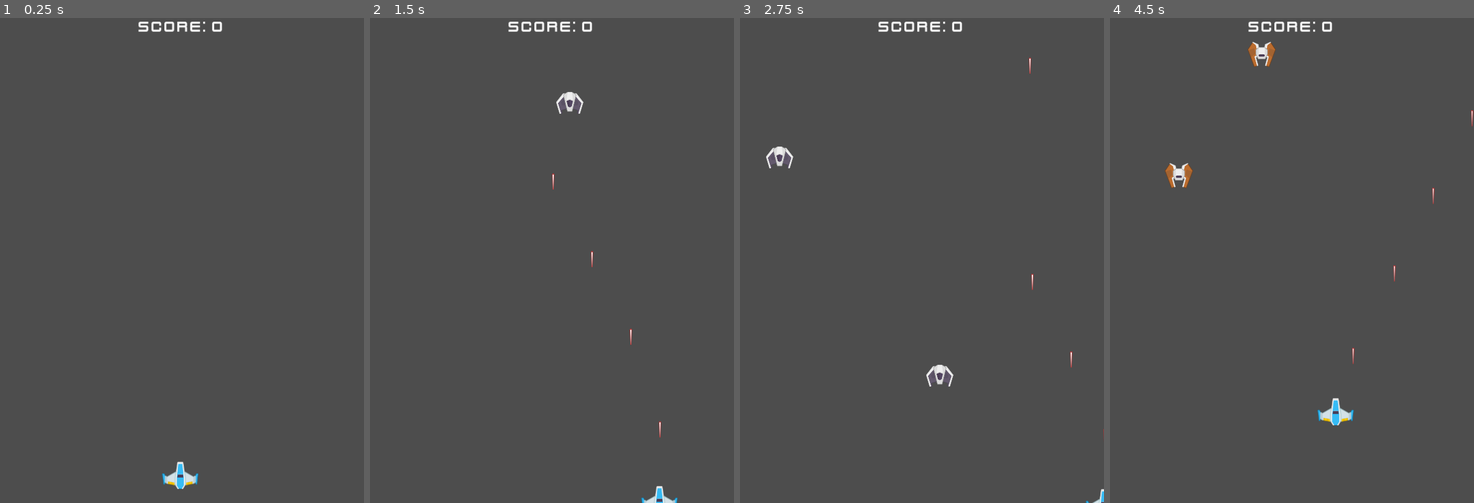
Above: before the commit, frames 1-4 (left to right).
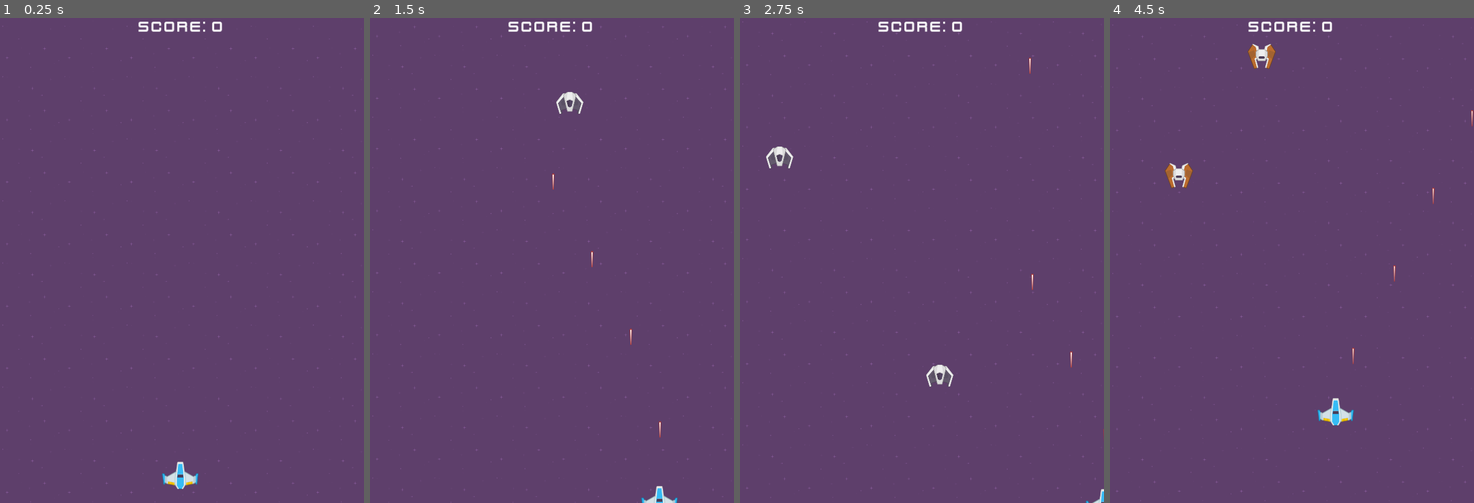
Above: after the commit, the same moments.

Repository: alin07/space-shooter
Game: Godot game, scene res://scenes/game.tscn
The game is run twice, just before and just after one commit, with the same random seed, the same clock (stepped at 60 frames per second) and the same inputs.
Inputs:
- Up to frame 1 (0.25 s): no input
- Up to frame 2 (1.5 s): hold D (move_right) 0.53-1.28 s; hold Space (shoot) 0.53-1.28 s; hold S (move_down) from 1.28 s (still down); tap Space (shoot) at 1.35 s
- Up to frame 3 (2.75 s): release S (move_down) at 2.03 s; hold D (move_right) from 2.03 s (still down); hold Space (shoot) from 2.03 s (still down)
- Up to frame 4 (4.5 s): release D (move_right) at 2.78 s; release Space (shoot) at 2.78 s; hold W (move_up) 2.78-3.53 s; tap Space (shoot) at 2.85, 4.35 s; hold Space (shoot) 3.53-4.28 s; hold A (move_left) from 3.53 s (still down)

The runs differ from the first frame. In frame 1, 99% of the frame differs, in the area x 0-100%, y 0-100%; in frame 2, 99%; in frame 3, 99%; in frame 4, 99%.

Commit message:
added sound effects and background

Diff:
--- a/scenes/game.tscn
+++ b/scenes/game.tscn
@@ -1,21 +1,49 @@
-[gd_scene load_steps=7 format=3 uid="uid://c1w1gu1pc457a"]
+[gd_scene load_steps=11 format=3 uid="uid://c1w1gu1pc457a"]
 
 [ext_resource type="Script" path="res://scripts/game.gd" id="1_hn0ng"]
 [ext_resource type="PackedScene" uid="uid://bpys2tojhagm5" path="res://scenes/player.tscn" id="2_ns3ql"]
+[ext_resource type="AudioStream" uid="uid://cowfppni666s0" path="res://assets/Bonus/sfx_laser1.ogg" id="4_5i7cj"]
 [ext_resource type="PackedScene" uid="uid://bjlro6q8gbh06" path="res://scenes/diver_enemy.tscn" id="4_34ys8"]
 [ext_resource type="PackedScene" uid="uid://crj4elhxf7aec" path="res://scenes/hud.tscn" id="4_scg38"]
 [ext_resource type="PackedScene" uid="uid://cx1djqlmv3yp6" path="res://scenes/enemy.tscn" id="4_sxqtd"]
+[ext_resource type="AudioStream" uid="uid://cdhj0apjt7ghc" path="res://assets/Bonus/sfx_laser2.ogg" id="5_8x7ty"]
 [ext_resource type="PackedScene" uid="uid://rutg6hscg4rm" path="res://scenes/game_over_screen.tscn" id="5_i5bem"]
+[ext_resource type="AudioStream" uid="uid://h8hylwg0diw0" path="res://assets/Bonus/sfx_shieldDown.ogg" id="6_cmgug"]
+[ext_resource type="Texture2D" uid="uid://u2wxgsh76rlt" path="res://assets/Backgrounds/purple.png" id="6_gcfqw"]
 
 [node name="Game" type="Node2D"]
 script = ExtResource("1_hn0ng")
 enemy_scenes = Array[PackedScene]([ExtResource("4_sxqtd"), ExtResource("4_34ys8")])
+
+[node name="SFX" type="Node" parent="."]
+
+[node name="LaserSound" type="AudioStreamPlayer2D" parent="SFX"]
+stream = ExtResource("4_5i7cj")
+
+[node name="HitSound" type="AudioStreamPlayer2D" parent="SFX"]
+stream = ExtResource("5_8x7ty")
+
+[node name="ExplodeSound" type="AudioStreamPlayer2D" parent="SFX"]
+stream = ExtResource("6_cmgug")
 
 [node name="UILayer" type="CanvasLayer" parent="."]
 
 [node name="HUD" parent="UILayer" instance=ExtResource("4_scg38")]
 
 [node name="GameOverScreen" parent="UILayer" instance=ExtResource("5_i5bem")]
+visible = false
+
+[node name="ParallaxBackground" type="ParallaxBackground" parent="."]
+
+[node name="ParallaxLayer" type="ParallaxLayer" parent="ParallaxBackground"]
+motion_mirroring = Vector2(0, 2000)
+
+[node name="PurpleStars" type="Sprite2D" parent="ParallaxBackground/ParallaxLayer"]
+texture_repeat = 2
+texture = ExtResource("6_gcfqw")
+centered = false
+region_enabled = true
+region_rect = Rect2(0, 0, 1500, 2000)
 
 [node name="EnemySpawnTimer" type="Timer" parent="."]
 autostart = true
--- a/scripts/enemy.gd
+++ b/scripts/enemy.gd
@@ -1,10 +1,11 @@
 class_name Enemy extends Area2D
+
 signal killed(points)
+signal hit
 
 @export var speed = 500
 @export var hp = 1
 @export var points = 1000
-
 
 
 func _physics_process(delta: float) -> void:
@@ -13,18 +14,19 @@
 func die():
 	queue_free()
 
-
 func _on_body_entered(body: Node2D) -> void:
 	if body is Player:
 		body.die()
 		die()
-
 
 func _on_visible_on_screen_notifier_2d_screen_exited() -> void:
 	queue_free()
 
 func take_damage(amount: int) -> void:
 		hp -= amount
+
 		if hp <= 0:
 			killed.emit(points)
 			die()
+		else:
+			hit.emit()
--- a/scripts/game.gd
+++ b/scripts/game.gd
@@ -7,6 +7,11 @@
 @onready var enemy_container = $EnemyContainer
 @onready var hud = $UILayer/HUD
 @onready var gos = $UILayer/GameOverScreen
+@onready var pb = $ParallaxBackground
+@onready var ls = $SFX/LaserSound
+@onready var hs = $SFX/HitSound
+@onready var es = $SFX/ExplodeSound
+
 
 var player = null
 var score := 0:
@@ -14,8 +19,10 @@
 		score = value
 		hud.score = score
 var hi_score
+const hi_score_file = "user://save.data"
+const rate = 0.5
+const scroll_speed = 300
 
-const hi_score_file = "user://save.data"
 
 func _ready() -> void:
 	var save_file = FileAccess.open(hi_score_file, FileAccess.READ)
@@ -33,33 +40,46 @@
 	var save_file = FileAccess.open(hi_score_file, FileAccess.WRITE)
 	save_file.store_32(hi_score)
 
-func _process(_delta: float) -> void:
+func _process(delta: float) -> void:
 	if Input.is_action_just_pressed("quit"):
 		get_tree().quit()
 	elif  Input.is_action_just_pressed("reset"):
 		get_tree().reload_current_scene()
-	pass
+
+	if timer.wait_time > rate:
+		timer.wait_time -= delta * 0.005
+	elif timer.wait_time < rate:
+		timer.wait_time = rate
+	pb.scroll_offset.y += delta * scroll_speed
+	if pb.scroll_offset.y >= 2000:
+		pb.scroll_offset.y = 0
 
 func _on_player_laser_shot(laser_scene, location):
 	var laser = laser_scene.instantiate()
 	laser.global_position = location
 	laser_container.add_child(laser)
-
+	ls.play()
 
 func _on_enemy_spawn_timer_timeout() -> void:
 	var e = enemy_scenes.pick_random().instantiate()
 	e.global_position = Vector2(randf_range(50, 1000), -100)
 	e.killed.connect(_on_enemy_killed)
+	e.hit.connect(_on_enemy_hit)
 	enemy_container.add_child(e)
 
 func _on_enemy_killed(points: int) -> void:
+	hs.play()
 	score += points
 	if (score > hi_score):
 		hi_score = score
 
+func _on_enemy_hit() -> void:
+	hs.play()
+
 func _on_player_killed() -> void:
+	es.play()
 	gos.set_score(score)
 	gos.set_hi_score(hi_score)
 	save_game()
-	await get_tree().create_timer(1.5).timeout
+	await get_tree().create_timer(1).timeout
 	gos.visible = true
--- a/scripts/game_over_screen.gd
+++ b/scripts/game_over_screen.gd
@@ -1,16 +1,4 @@
 extends Control
-
-#@onready var
-
-
-# Called when the node enters the scene tree for the first time.
-func _ready() -> void:
-	pass # Replace with function body.
-
-
-# Called every frame. 'delta' is the elapsed time since the previous frame.
-func _process(delta: float) -> void:
-	pass
 
 
 func _on_reset_button_pressed() -> void:
--- a/scripts/player.gd
+++ b/scripts/player.gd
@@ -3,18 +3,15 @@
 signal laser_shot(laser_scene, location)
 signal killed
 
+@export var rate_of_fire := 0.25
 
-@export var rate_of_fire := 0.25
+@onready var muzzle = $Muzzle
 
 const SPEED_X = 600.0
 const SPEED_Y = 500.0
 const JUMP_VELOCITY = -400.0
 
-
 var laser_scene = preload("res://scenes/laser.tscn")
-
-@onready var muzzle = $Muzzle
-
 var shoot_cd := false
 
 
Not shown, changed: assets/license.txt
